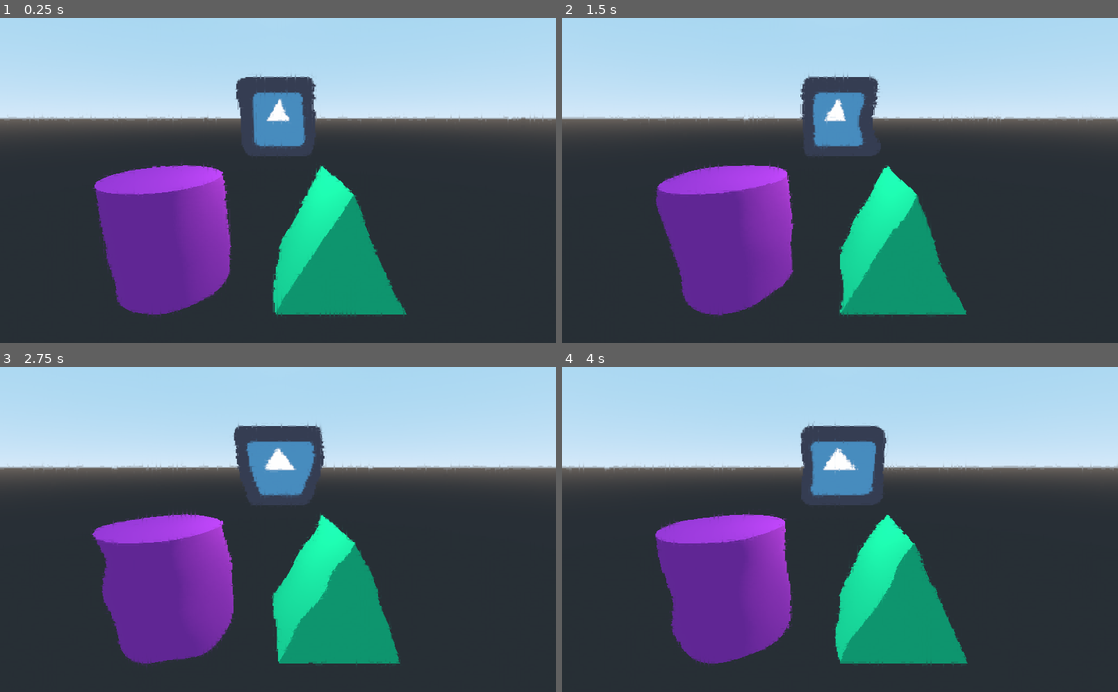
Above: before the commit, frames 1-4 (two rows, left to right).
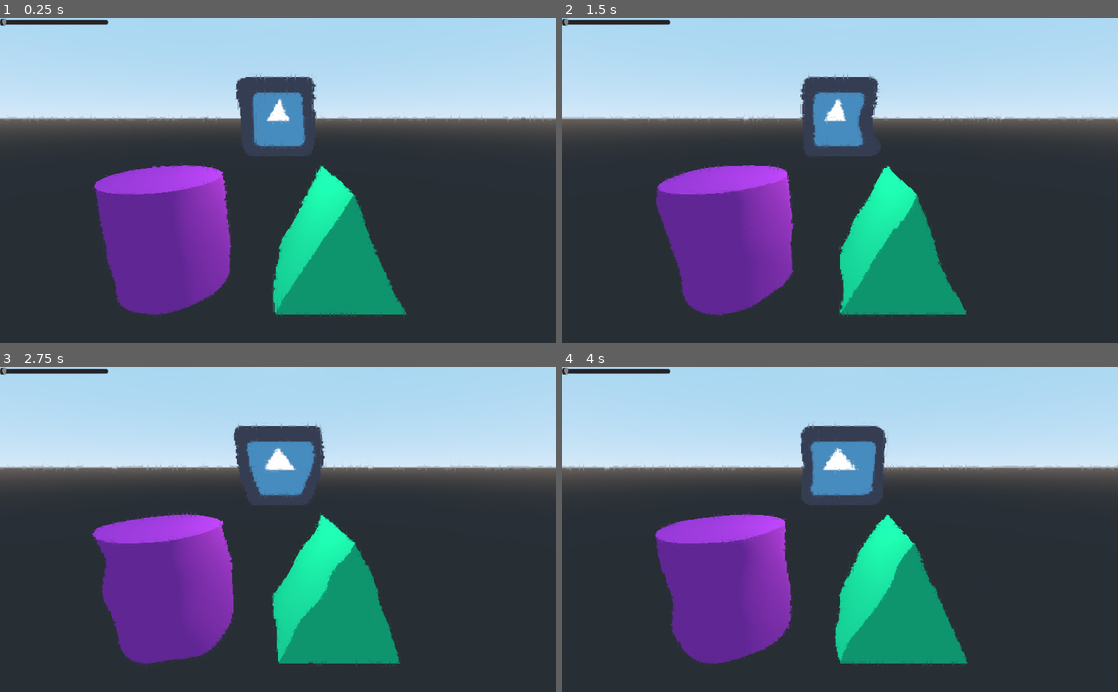
Above: after the commit, the same moments.

Repository: miskatonicstudio/godot-experiments
Game: Godot game, scene res://ScreenDistortion.tscn
Two runs of this game, one before a commit and one after it. Both use one fixed random seed, a clock stepped at 60 frames per second and the inputs below. The engine's default icon, where the game draws it, is replaced by a stand-in: a white triangle on a blue panel in a dark square.
Inputs:
- Up to frame 1 (0.25 s): no input
- Up to frame 2 (1.5 s): no input
- Up to frame 3 (2.75 s): no input
- Up to frame 4 (4 s): no input

The runs differ from the first frame. In frame 1, 0.3% of the frame differs, in the area x 0-20%, y 0-3%; in frame 2, 0.3%; in frame 3, 0.3%; in frame 4, 0.3%.

Commit message:
Fix #1 create a smooth distortion shader

Diff:
--- /dev/null
+++ b/screen_distortion_shader/ScreenDistortion.gd
@@ -0,0 +1,5 @@
+extends Spatial
+
+
+func _on_HSlider_value_changed(value):
+	$Distortion.material.set_shader_param("BIAS", value)
--- a/screen_distortion_shader/ScreenDistortion.tscn
+++ b/screen_distortion_shader/ScreenDistortion.tscn
@@ -1,53 +1,56 @@
-[gd_scene load_steps=10 format=2]
+[gd_scene load_steps=11 format=2]
 
 [ext_resource path="res://screen_distortion.shader" type="Shader" id=1]
 [ext_resource path="res://icon.png" type="Texture" id=2]
+[ext_resource path="res://ScreenDistortion.gd" type="Script" id=3]
+
+[sub_resource type="SpatialMaterial" id=1]
+albedo_color = Color( 0.760784, 0.227451, 0.835294, 1 )
+
+[sub_resource type="CylinderMesh" id=2]
 
 [sub_resource type="SpatialMaterial" id=3]
-albedo_color = Color( 0.760784, 0.227451, 0.835294, 1 )
-
-[sub_resource type="CylinderMesh" id=1]
-
-[sub_resource type="SpatialMaterial" id=4]
 albedo_color = Color( 0.0666667, 0.937255, 0.619608, 1 )
 
-[sub_resource type="PrismMesh" id=2]
+[sub_resource type="PrismMesh" id=4]
 
-[sub_resource type="OpenSimplexNoise" id=7]
+[sub_resource type="OpenSimplexNoise" id=5]
 octaves = 1
 period = 16.0
 persistence = 0.1
 lacunarity = 1.0
 
-[sub_resource type="NoiseTexture" id=8]
+[sub_resource type="NoiseTexture" id=6]
 width = 128
 height = 128
 seamless = true
 as_normalmap = true
 bump_strength = 1.0
-noise = SubResource( 7 )
+noise = SubResource( 5 )
 
-[sub_resource type="ShaderMaterial" id=6]
+[sub_resource type="ShaderMaterial" id=7]
 shader = ExtResource( 1 )
 shader_param/speed = 0.1
 shader_param/scale = 0.5
-shader_param/noise = SubResource( 8 )
+shader_param/BIAS = 1.0
+shader_param/noise = SubResource( 6 )
 
 [node name="ScreenDistortion" type="Spatial"]
+script = ExtResource( 3 )
 
 [node name="Camera" type="Camera" parent="."]
 transform = Transform( 1, 0, 0, 0, 0.965926, 0.258819, 0, -0.258819, 0.965926, 0, 2, 4 )
 
 [node name="Cylinder" type="MeshInstance" parent="."]
 transform = Transform( 1, 0, 0, 0, 1, 0, 0, 0, 1, -2, 0, 0 )
-material_override = SubResource( 3 )
-mesh = SubResource( 1 )
+material_override = SubResource( 1 )
+mesh = SubResource( 2 )
 material/0 = null
 
 [node name="Prism" type="MeshInstance" parent="."]
 transform = Transform( 1, 0, 0, 0, 1, 0, 0, 0, 1, 1, 0, 0 )
-material_override = SubResource( 4 )
-mesh = SubResource( 2 )
+material_override = SubResource( 3 )
+mesh = SubResource( 4 )
 material/0 = null
 
 [node name="Image" type="Sprite3D" parent="."]
@@ -59,9 +62,22 @@
 transform = Transform( 1, 0, 0, 0, 1, 0, 0, 0, 1, 0, 2, 0 )
 
 [node name="Distortion" type="ColorRect" parent="."]
-material = SubResource( 6 )
+material = SubResource( 7 )
 anchor_right = 1.0
 anchor_bottom = 1.0
 __meta__ = {
 "_edit_use_anchors_": false
 }
+
+[node name="HSlider" type="HSlider" parent="Distortion"]
+margin_right = 200.0
+margin_bottom = 16.0
+min_value = 1.0
+max_value = 7.0
+step = 0.01
+value = 1.0
+__meta__ = {
+"_edit_use_anchors_": false
+}
+
+[connection signal="value_changed" from="Distortion/HSlider" to="." method="_on_HSlider_value_changed"]
--- a/screen_distortion_shader/screen_distortion.shader
+++ b/screen_distortion_shader/screen_distortion.shader
@@ -4,10 +4,12 @@
 uniform float speed = 0.1;
 uniform float scale = 0.5;
 
+uniform float BIAS = 1.0;
+
 void fragment() {
 	vec2 uv_offset = (
-		texture(noise, SCREEN_UV + vec2(TIME * speed, 0.0)).rb -
-		texture(noise, SCREEN_UV + vec2(0.0, TIME * speed)).rb
+		texture(noise, SCREEN_UV + vec2(TIME * speed, 0.0), BIAS).rb -
+		texture(noise, SCREEN_UV + vec2(0.0, TIME * speed), BIAS).rb
 	);
 	COLOR = texture(SCREEN_TEXTURE, SCREEN_UV + uv_offset * scale);
 }
